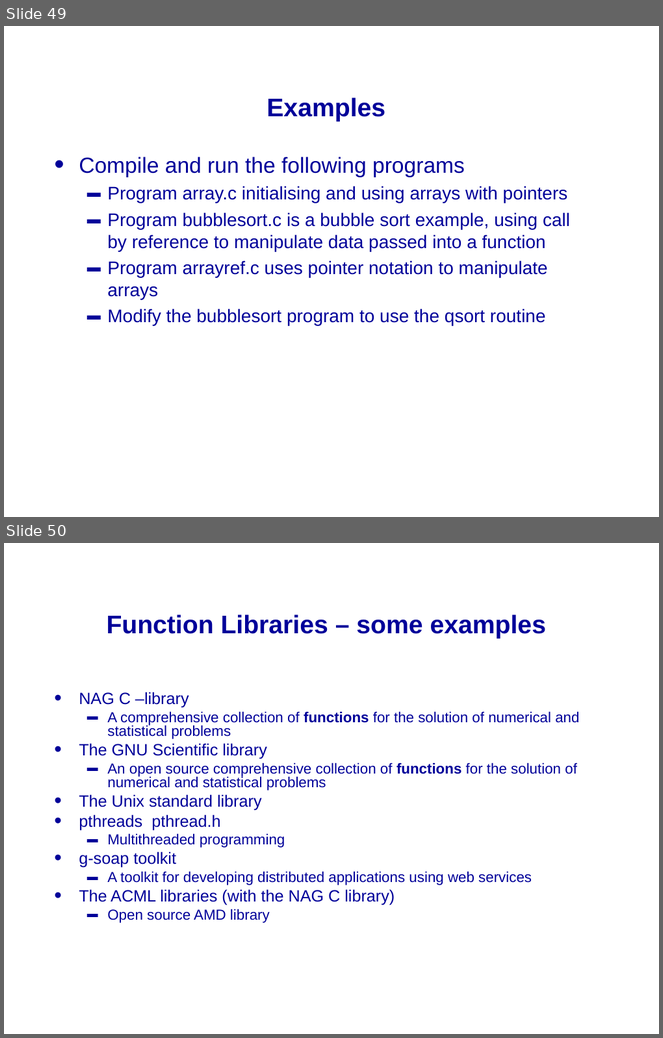
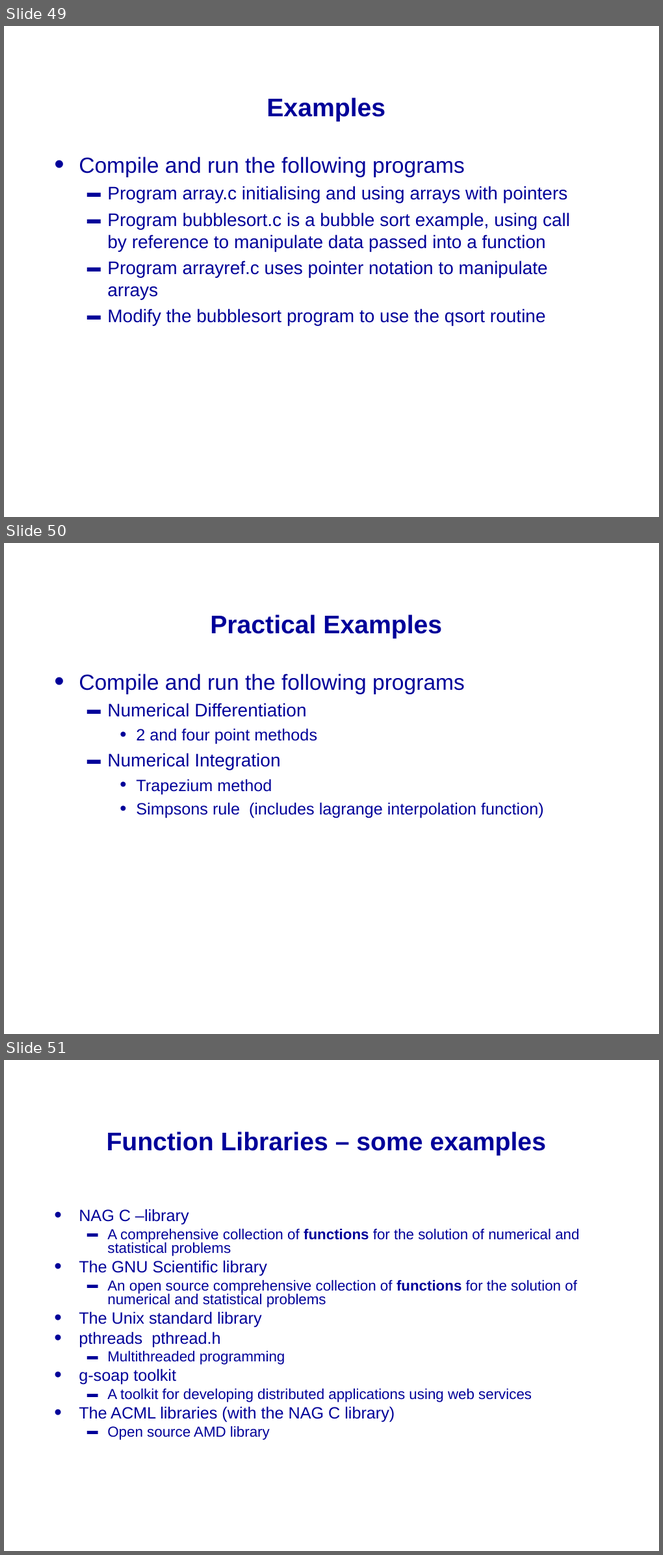
Before and after one commit to mikeg64/iome, a slide deck: src/examples/course/c/presentation/IntrotoC2.ppt. Shown one above the other, each under a label of ours: slides 49 and 50 before the commit, slides 49, 50 and 51 after it. The pictures are 663x1038 and 663x1555 pixels, drawn with LibreOffice and Linux fonts; fonts in the diff are those of the drawing; background and template pictures are left out. Boxes give left, top, right and bottom in pixels: in the first picture for what was removed or moved away, otherwise in the second. Text is boxed around its words. In the diff, an @@ line names an element or a change of style, - is before the commit and + after.

```diff
--- a/src/examples/course/c/presentation/IntrotoC2.ppt
+++ b/src/examples/course/c/presentation/IntrotoC2.ppt
@@ slide 50 added at [4,543,659,1034], background picture (left out) @@
@@ title added at [210,615,442,639], 28 pt, text #000099, bold @@
+Practical Examples
@@ text added at [79,674,544,819], 18 pt, text #000099 @@
+• Compile and run the following programs
+  ▬ Numerical Differentiation
+    • 2 and four point methods
+  ▬ Numerical Integration
+    • Trapezium method
+    • Simpsons rule (includes lagrange interpolation function)
@@ what was slide 50 is now slide 51 @@
```
Also in this commit, not shown: 2 slides changed, 1 other slide added, 5 other files.
